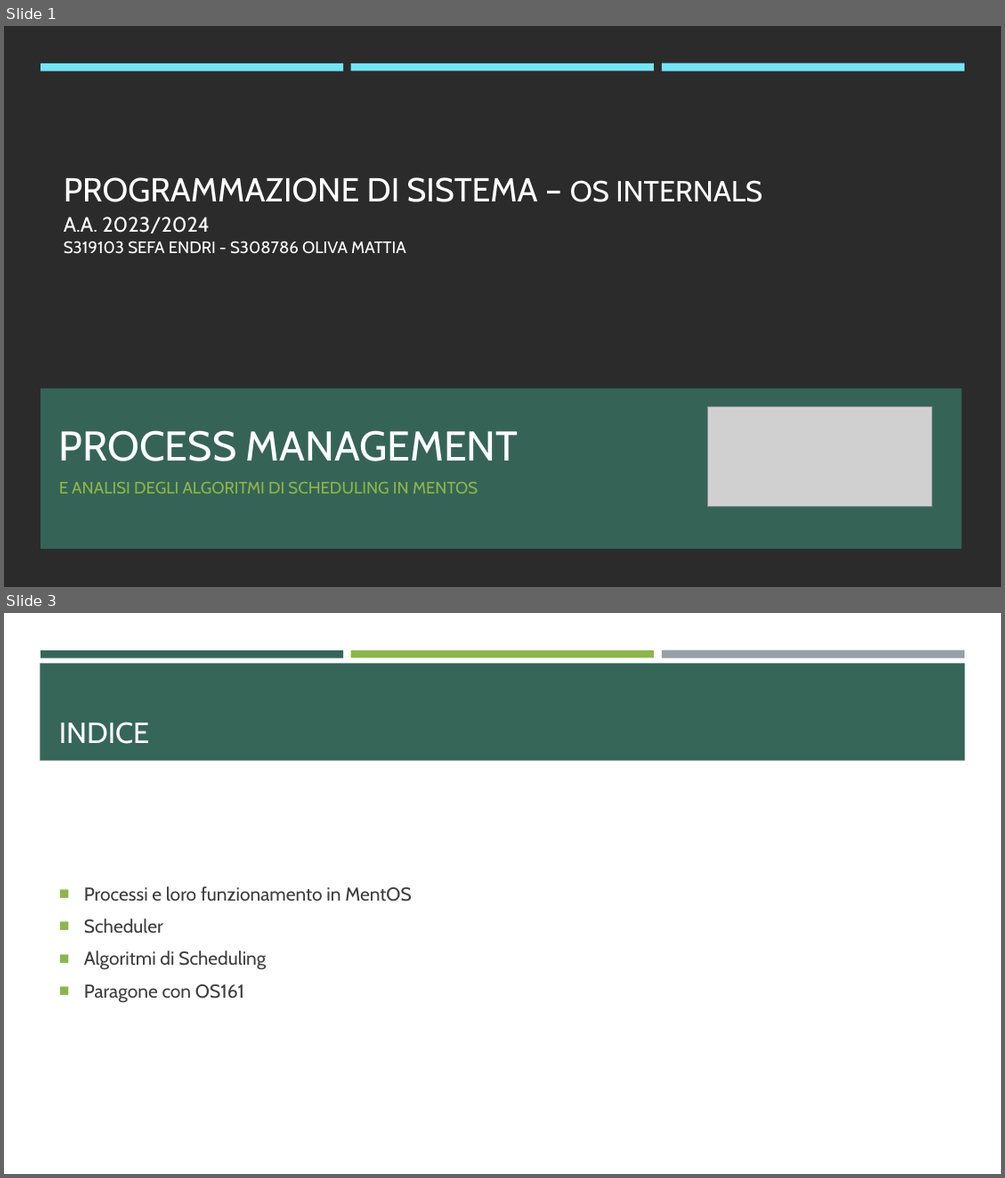
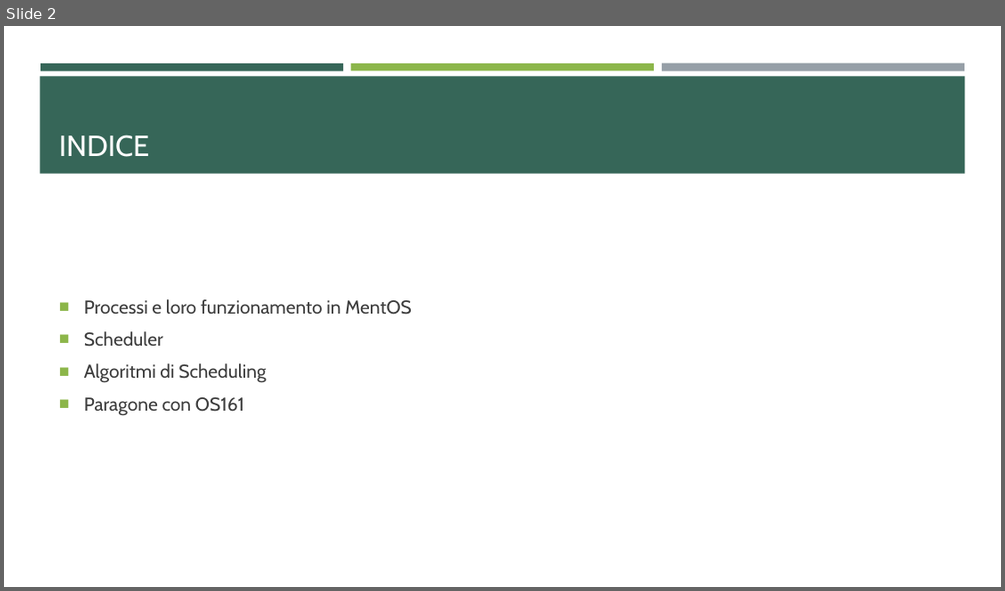
Before and after one commit to ProgrammazioneDiSistema2023-IA-ZZ/Group04, a slide deck: MentOS - Process Management.pptx. Shown one above the other, each under a label of ours: slides 1 and 3 before the commit, slide 2 after it; the slides between them are not shown. The pictures are 1005x1178 and 1005x591 pixels, drawn with LibreOffice and Linux fonts; fonts in the diff are those of the drawing; grey boxes stand for pictures; background and template pictures are left out; a plain dark background stands for a picture behind light text. Boxes give left, top, right and bottom in pixels: in the first picture for what was removed or moved away, otherwise in the second. Text is boxed around its words. In the diff, an @@ line names an element or a change of style, - is before the commit and + after.

```diff
--- a/MentOS - Process Management.pptx
+++ b/MentOS - Process Management.pptx
@@ slide 1 removed at <box>4,26,1001,587</box>, background picture (left out) @@
@@ rectangle removed at <box>4,26,1001,587</box> @@
@@ rectangle removed at <box>40,63,343,70</box> @@
@@ rectangle removed at <box>351,63,654,70</box> @@
@@ rectangle removed at <box>662,63,964,71</box> @@
@@ text removed at <box>64,177,762,202</box> @@
-PROGRAMMAZIONE DI SISTEMA – OS INTERNALS
@@ text removed at <box>64,216,406,254</box> @@
-A.A. 2023/2024
-S319103 SEFA ENDRI - S308786 OLIVA MATTIA
@@ rectangle removed at <box>40,388,961,548</box> @@
@@ picture removed at <box>708,407,932,506</box> @@
@@ title removed at <box>59,430,518,461</box> @@
-PROCESS MANAGEMENT
@@ subtitle removed at <box>59,482,477,493</box> @@
-E ANALISI DEGLI ALGORITMI DI SCHEDULING IN MENTOS
@@ what was slide 3 is now slide 2 @@
```
Also in this commit, not shown: 2 slides changed, 3 other files.
